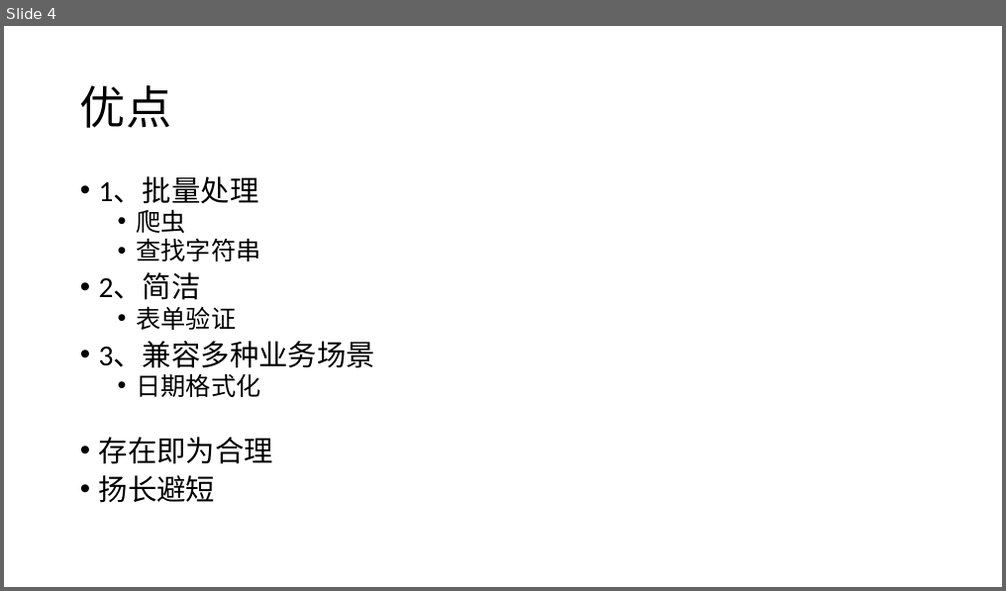
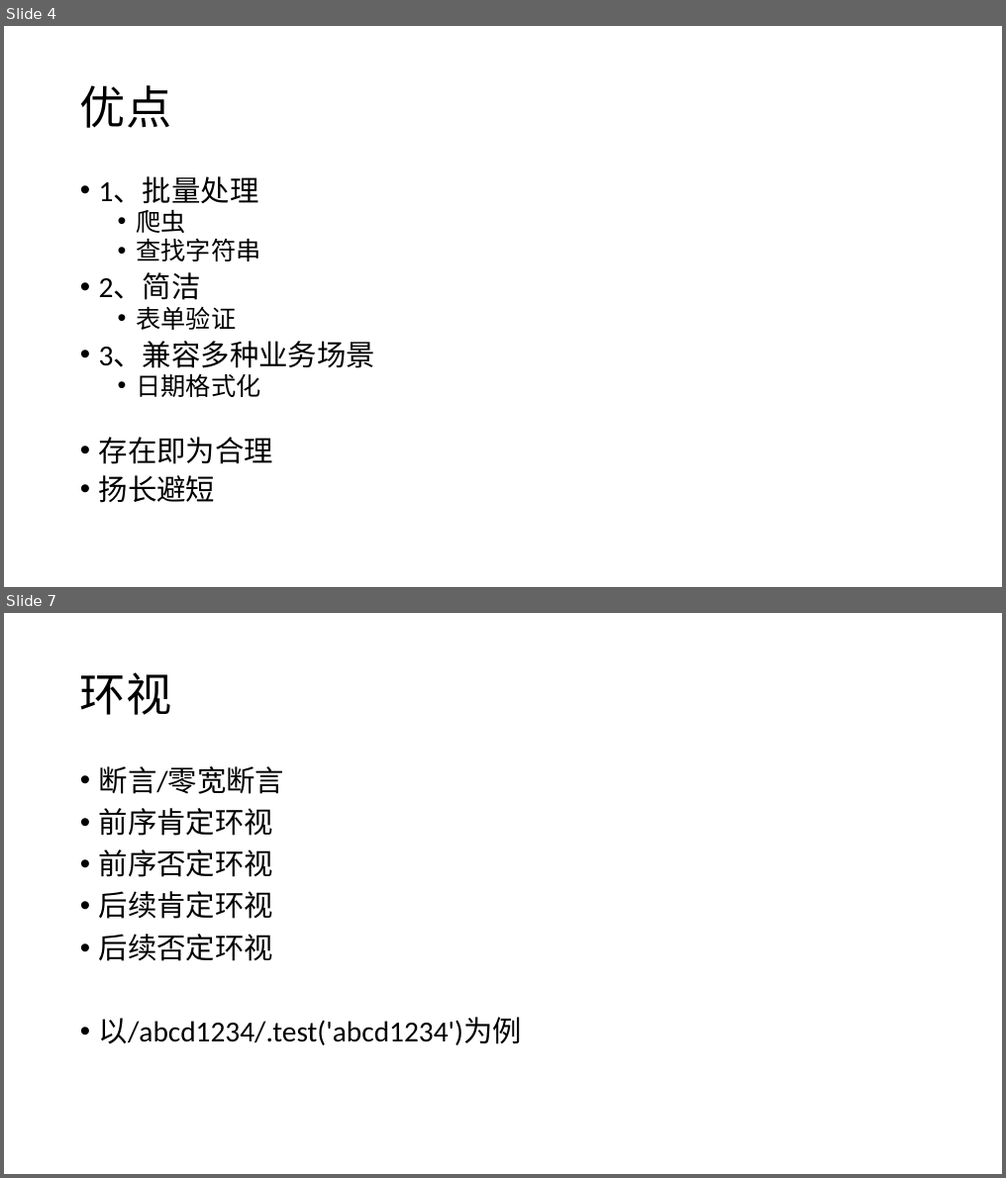
Before and after one commit to 382615666/note, a slide deck: 科普.pptx. Shown one above the other, each under a label of ours: slide 4 before the commit, slides 4 and 7 after it; the slides between them are not shown. The pictures are 1006x591 and 1006x1178 pixels, drawn with LibreOffice and Linux fonts; fonts in the diff are those of the drawing. Boxes give left, top, right and bottom in pixels: in the first picture for what was removed or moved away, otherwise in the second. Text is boxed around its words. In the diff, an @@ line names an element or a change of style, - is before the commit and + after.

```diff
--- a/科普.pptx
+++ b/科普.pptx
@@ slide 7 added at [4, 613, 1002, 1174], background #FFFFFF @@
@@ title added at [80, 672, 171, 715], 44 pt, text #000000 @@
+环视
@@ text added at [99, 766, 522, 1046], 28 pt, text #000000 @@
+• 断言/零宽断言
+• 前序肯定环视
+• 前序否定环视
+• 后续肯定环视
+• 后续否定环视
+• 以/abcd1234/.test('abcd1234')为例
```
Also in this commit, not shown: 4 slides changed, 10 other slides added, 1 other file.
